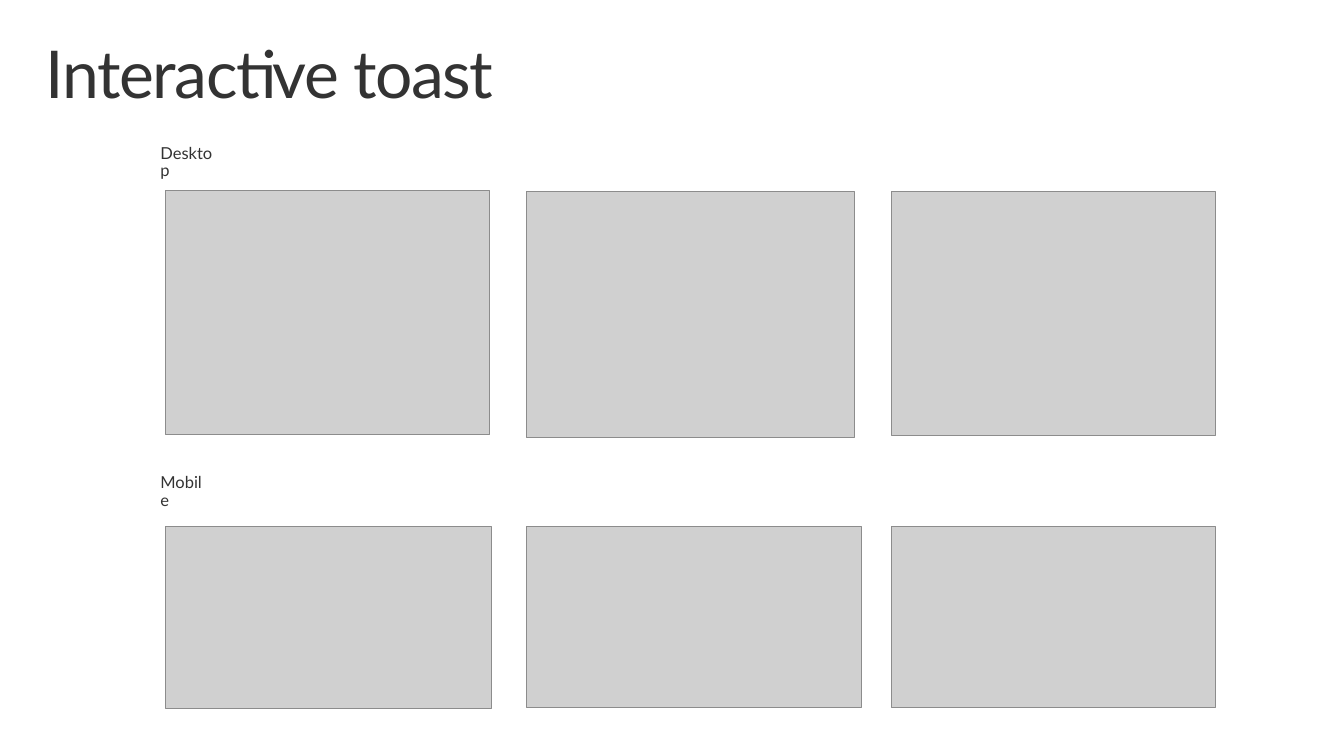
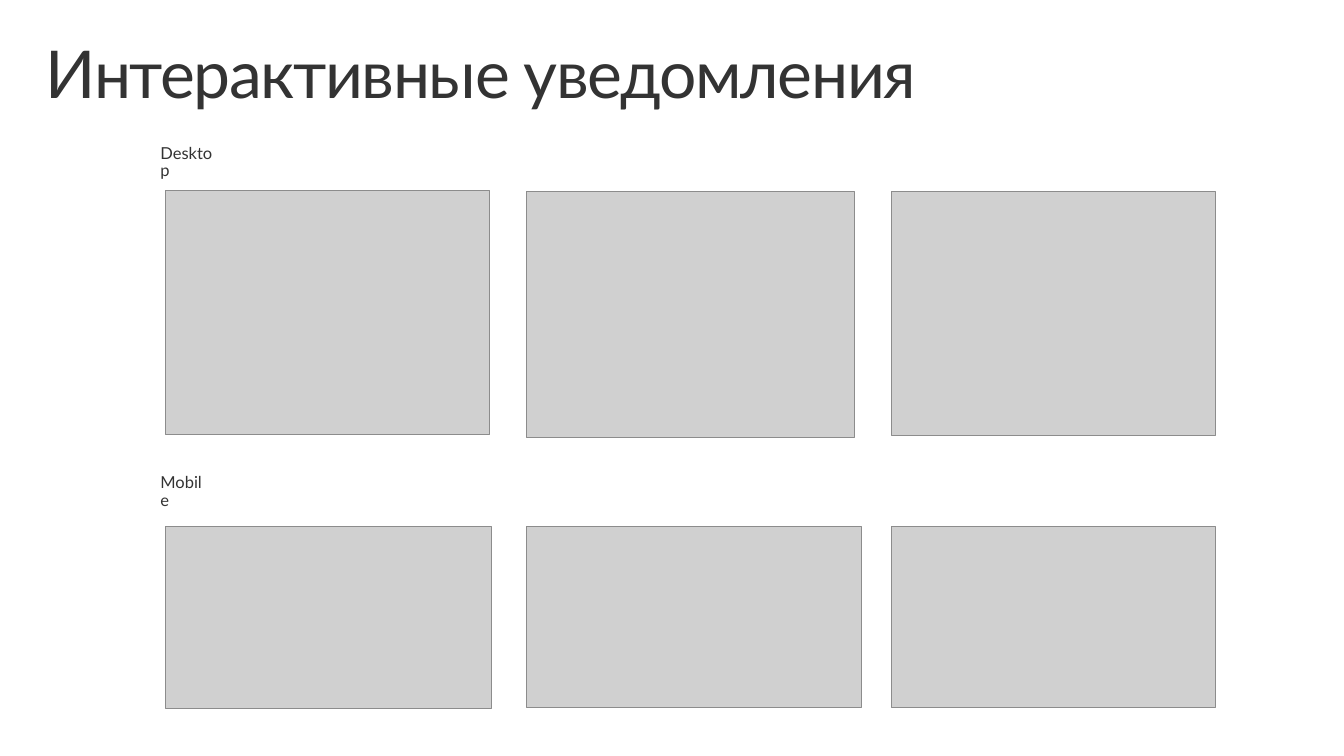
Before and after one commit to evangelism/WinDevWorkshop, a slide deck: slide 12 of !RU 03. Live Tiles and Notifications/03-Live Tiles and Notifications.pptx. Drawn at 1344x756 pixels with LibreOffice and Linux fonts; fonts in the diff are those of the drawing; grey boxes stand for pictures; background and template pictures are left out. Boxes give left, top, right and bottom in pixels: in the first picture for what was removed or moved away, otherwise in the second. Text is boxed around its words. In the diff, an @@ line names an element or a change of style, - is before the commit and + after.

```diff
--- a/!RU 03. Live Tiles and Notifications/03-Live Tiles and Notifications.pptx
+++ b/!RU 03. Live Tiles and Notifications/03-Live Tiles and Notifications.pptx
@@ title at <box>46,50,916,110</box>: text changed @@
-Interactive toast
+Интерактивные уведомления
```
Also in this commit, not shown: 10 other slides changed, 1 slide added, 1 slide removed.
